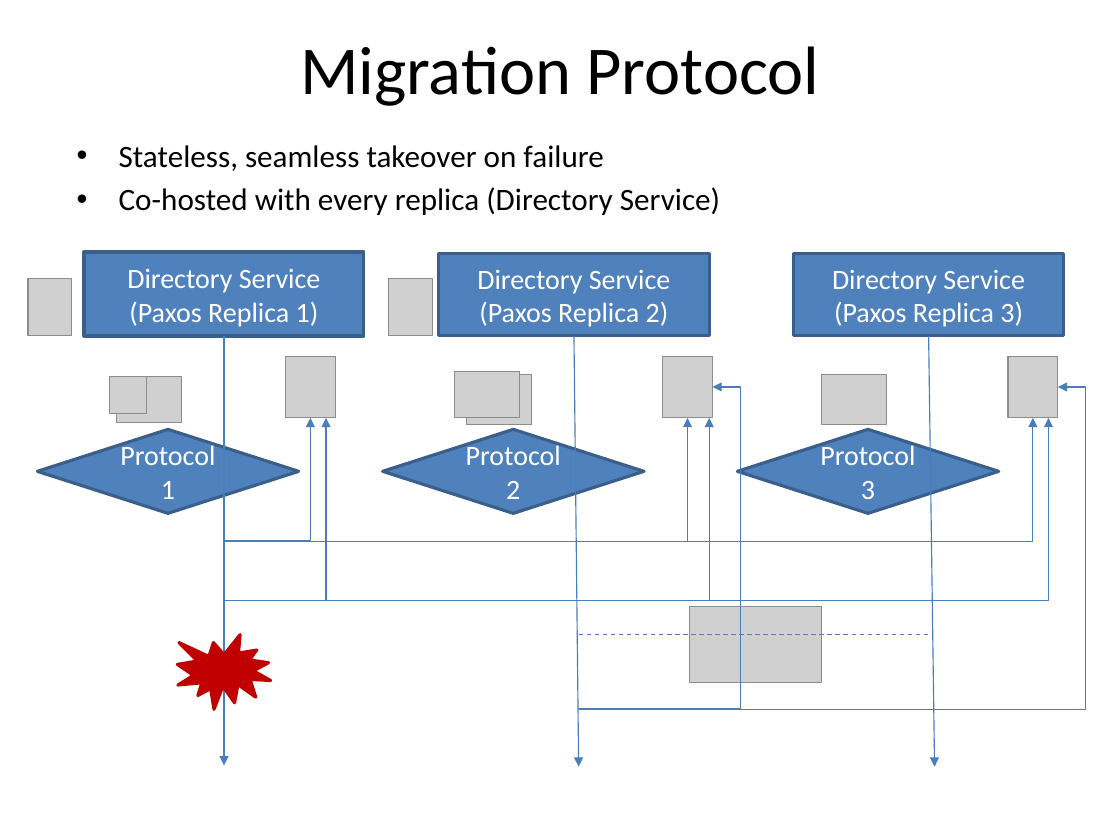
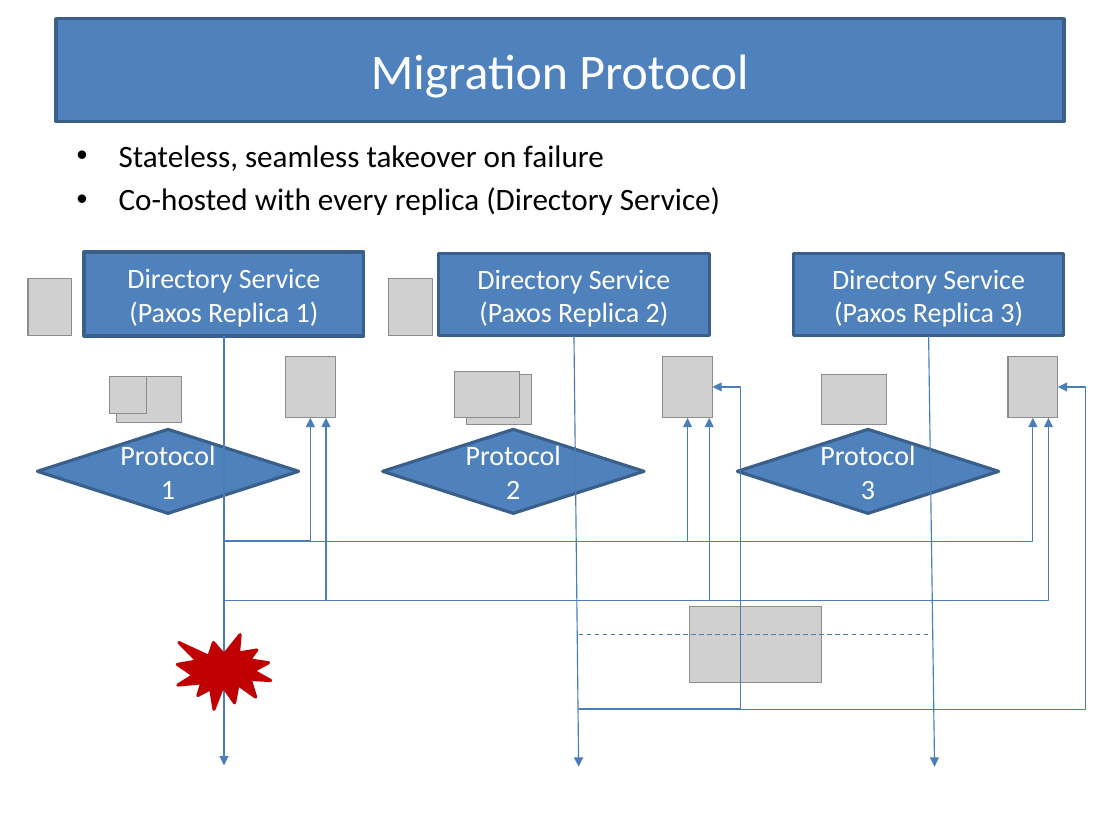
Before and after one commit to Slania/JPaxos-1, a slide deck: slide 19 of Paxos based directory updates for geo-replicated cloud storage.pptx. Drawn at 1120x840 pixels with LibreOffice and Linux fonts; fonts in the diff are those of the drawing; grey boxes stand for pictures. Boxes give left, top, right and bottom in pixels: in the first picture for what was removed or moved away, otherwise in the second. Text is boxed around its words. In the diff, an @@ line names an element or a change of style, - is before the commit and + after.

```diff
--- a/Paxos based directory updates for geo-replicated cloud storage.pptx
+++ b/Paxos based directory updates for geo-replicated cloud storage.pptx
@@ title "Migration Protocol": place and size @@
-title "Migration Protocol" at bbox=[300, 46, 820, 106]
+title "Migration Protocol" at bbox=[56, 19, 1064, 122]
@@ title "Migration Protocol" at bbox=[56, 19, 1064, 122]: size 44 to 32 pt, text colour #000000 to #FFFFFF; fill none to #4F81BD; outline none to #3A5F8C 2 pt @@
```
Also in this commit, not shown: 17 other slides changed.
